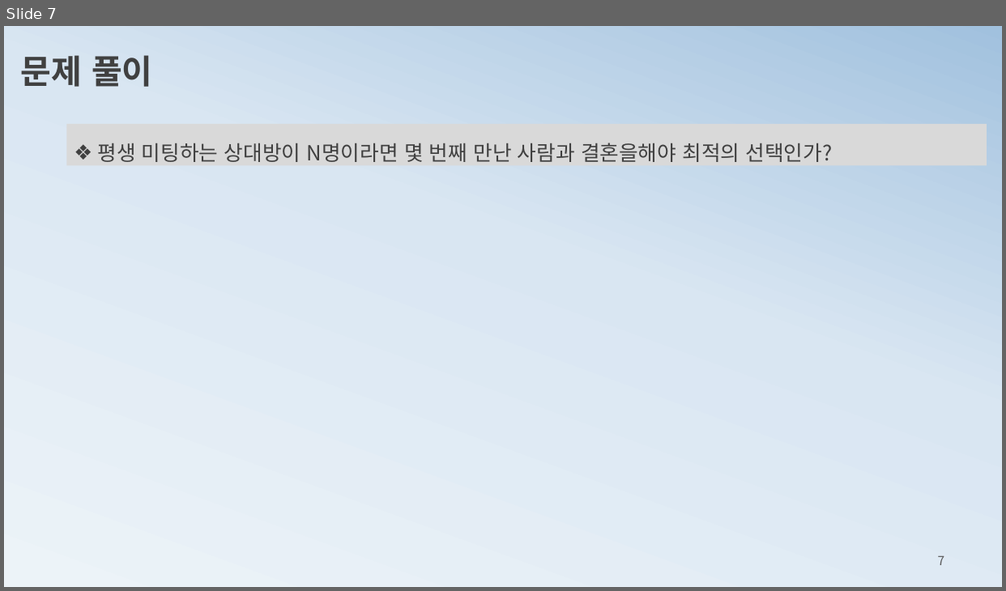
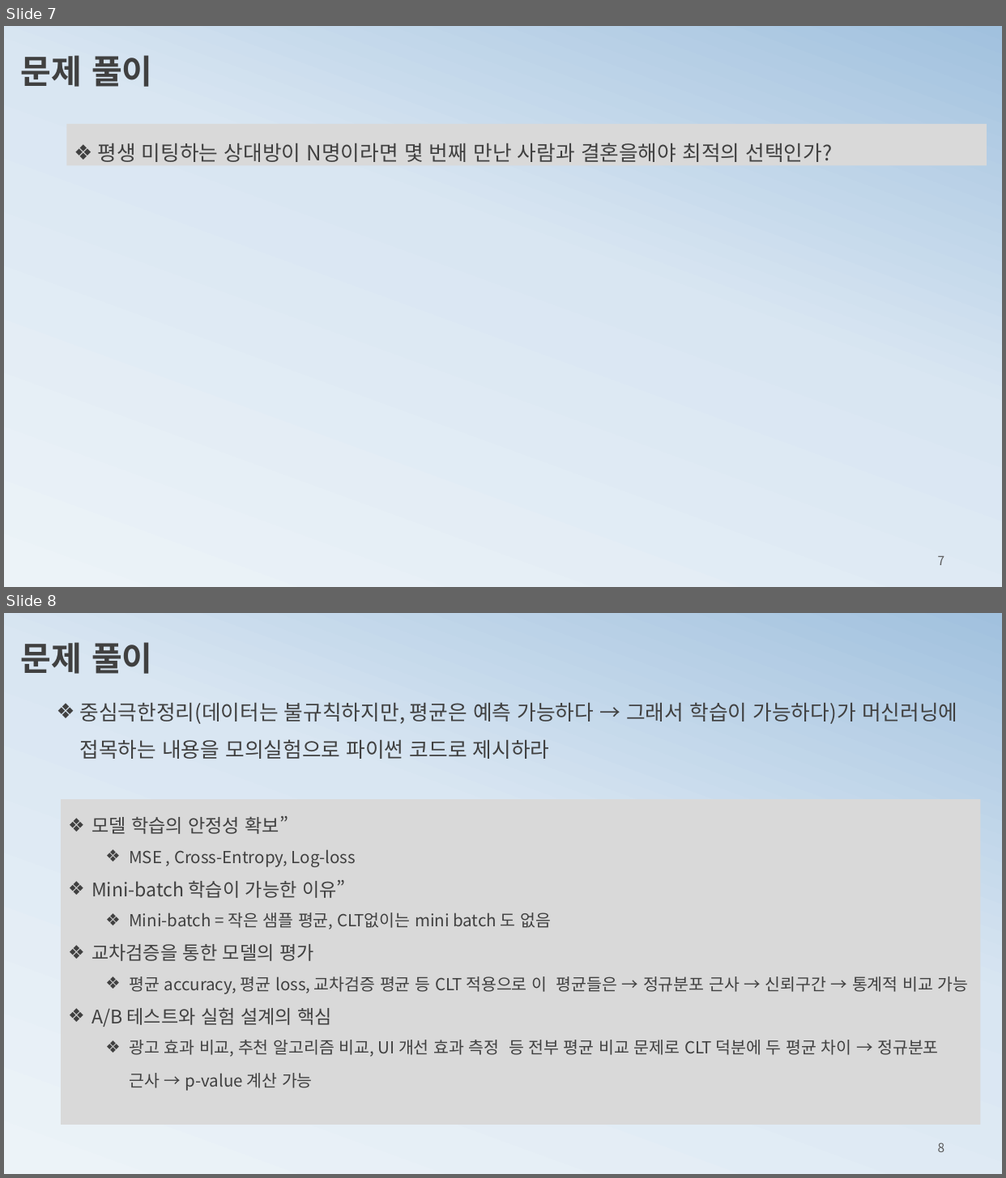
Before and after one commit to ancestor9/mathematics-for-machine-learning, a slide deck: 5_Montecarlo Simulation.pptx. Shown one above the other, each under a label of ours: slide 7 before the commit, slides 7 and 8 after it. The pictures are 1006x591 and 1006x1178 pixels, drawn with LibreOffice and Linux fonts; fonts in the diff are those of the drawing. Boxes give left, top, right and bottom in pixels: in the first picture for what was removed or moved away, otherwise in the second. Text is boxed around its words. In the diff, an @@ line names an element or a change of style, - is before the commit and + after.

```diff
--- a/5_Montecarlo Simulation.pptx
+++ b/5_Montecarlo Simulation.pptx
@@ slide 8 added at box(4, 613, 1002, 1174), background gradient #ECF3F8 to #D9E6F2 to #A1C1DE @@
@@ text added at box(21, 642, 153, 674), 32 pt, text #404040, bold @@
+문제 풀이
@@ text added at box(80, 702, 957, 759), 20 pt, text #404040 @@
+❖ 중심극한정리(데이터는 불규칙하지만, 평균은 예측 가능하다 → 그래서 학습이 가능하다)가 머신러닝에 접목하는 내용을 모의실험으로 파이썬 코드로 제시하라
@@ rectangle added at box(61, 799, 980, 1125), fill #D9D9D9, 16 pt, text #404040 @@
+❖ 모델 학습의 안정성 확보”
+  ❖ MSE , Cross-Entropy, Log-loss
+❖ Mini-batch 학습이 가능한 이유”
+  ❖ Mini-batch = 작은 샘플 평균, CLT없이는 mini batch 도 없음
+❖ 교차검증을 통한 모델의 평가
+  ❖ 평균 accuracy, 평균 loss, 교차검증 평균 등 CLT 적용으로 이 평균들은 → 정규분포 근사 → 신뢰구간 → 통계적 비교 가능
+❖ A/B 테스트와 실험 설계의 핵심
+  ❖ 광고 효과 비교, 추천 알고리즘 비교, UI 개선 효과 측정 등 전부 평균 비교 문제로 CLT 덕분에 두 평균 차이 → 정규분포 근사 → p-value 계산 가능
@@ page number added at box(938, 1143, 945, 1152), 12 pt, text #595959 @@
+8
```
Also in this commit, not shown: 1 other slide added.
